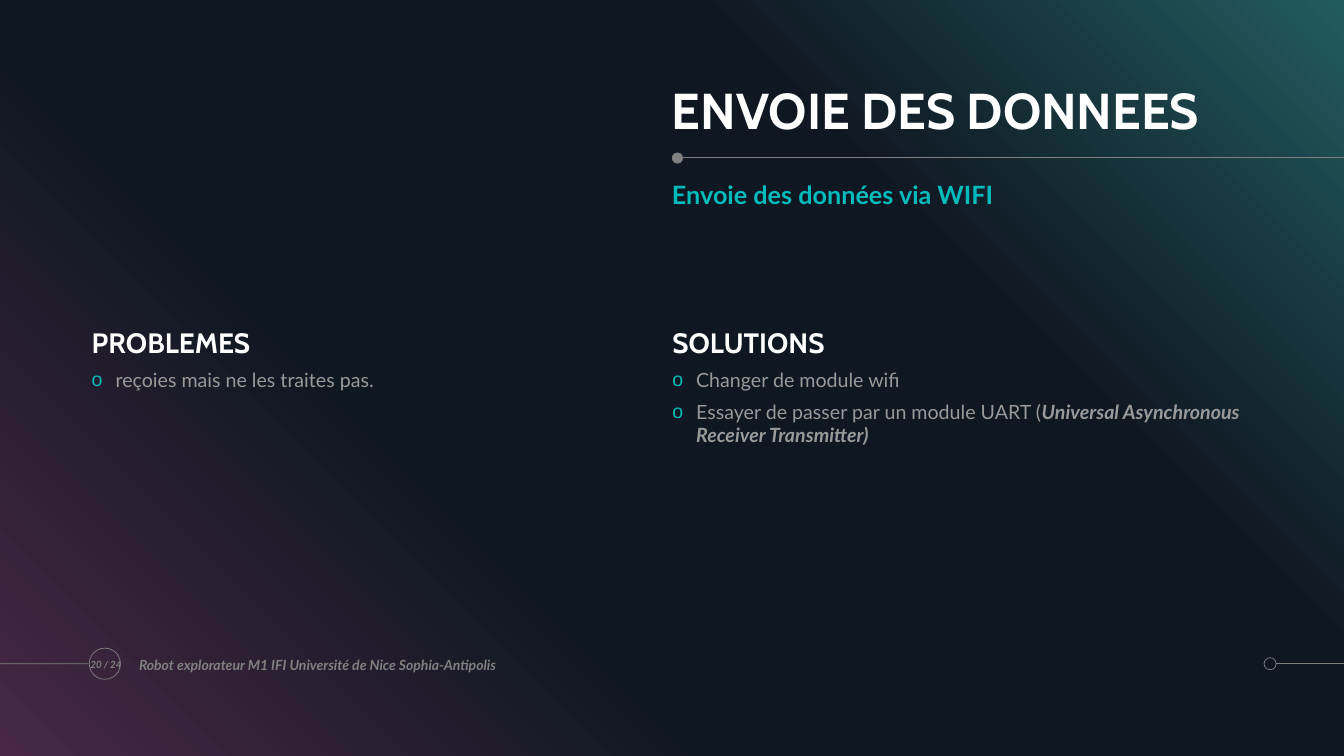
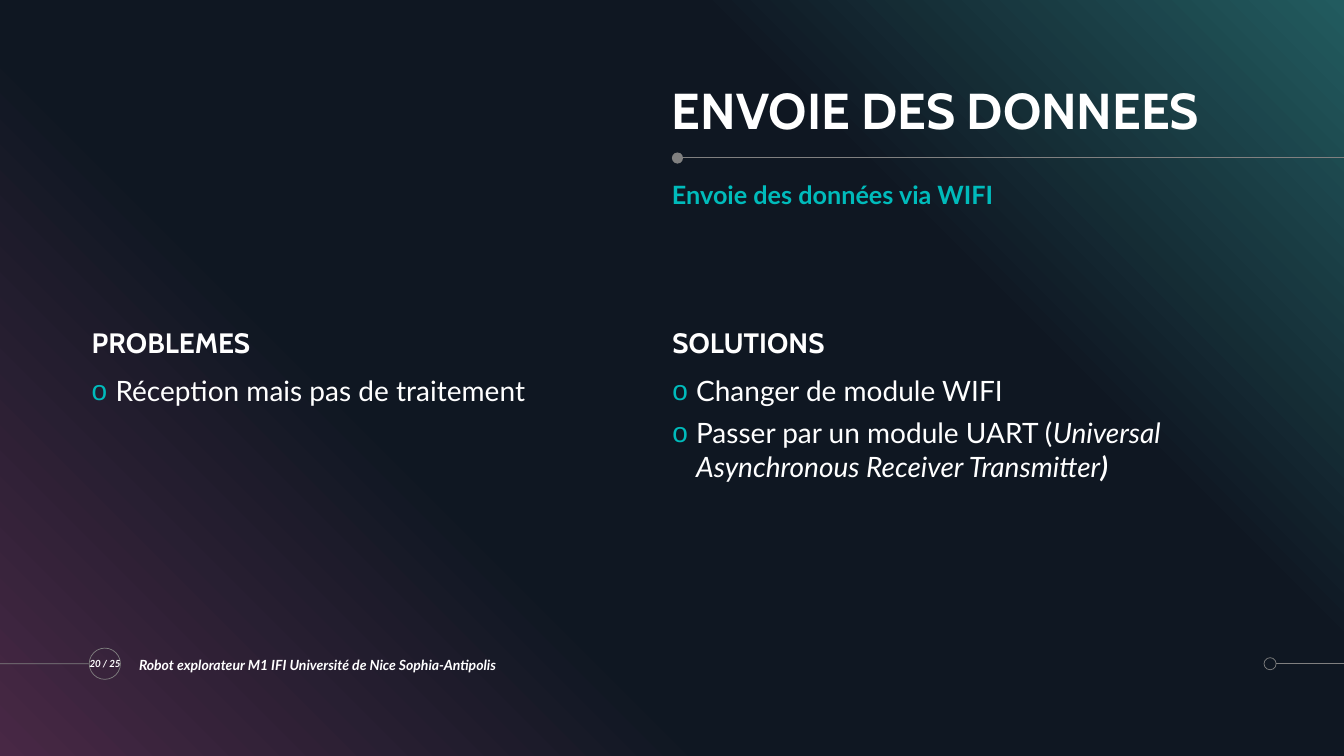
Before and after one commit to ChloeMaccarinelli/TER_M1_S2, a slide deck: slide 20 of doc/Diapo_LOTFI_MACCARINELLI_MARION.pptx. Drawn at 1344x756 pixels with LibreOffice and Linux fonts; fonts in the diff are those of the drawing. Boxes give left, top, right and bottom in pixels: in the first picture for what was removed or moved away, otherwise in the second. Text is boxed around its words. In the diff, an @@ line names an element or a change of style, - is before the commit and + after.

```diff
--- a/doc/Diapo_LOTFI_MACCARINELLI_MARION.pptx
+++ b/doc/Diapo_LOTFI_MACCARINELLI_MARION.pptx
@@ text at [116, 380, 525, 406]: text changed; size 14 to 20 pt; text colour #999999 to #FFFFFF @@
-o reçoies mais ne les traites pas.
+o Réception mais pas de traitement
@@ text at [696, 380, 1161, 482]: text changed; size 14 to 20 pt; text colour #999999 to #FFFFFF @@
-o Changer de module wifi
-o Essayer de passer par un module UART (Universal Asynchronous Receiver Transmitter)
+o Changer de module WIFI
+o Passer par un module UART (Universal Asynchronous Receiver Transmitter)
@@ page number at [90, 659, 120, 670]: text changed; text colour #808080 to #FFFFFF @@
-20 / 24
+20 / 25
@@ text "Robot explorateur M1 IFI Université ..." at [139, 659, 496, 673]: text colour #808080 to #FFFFFF @@
```
Also in this commit, not shown: 18 other slides changed.
